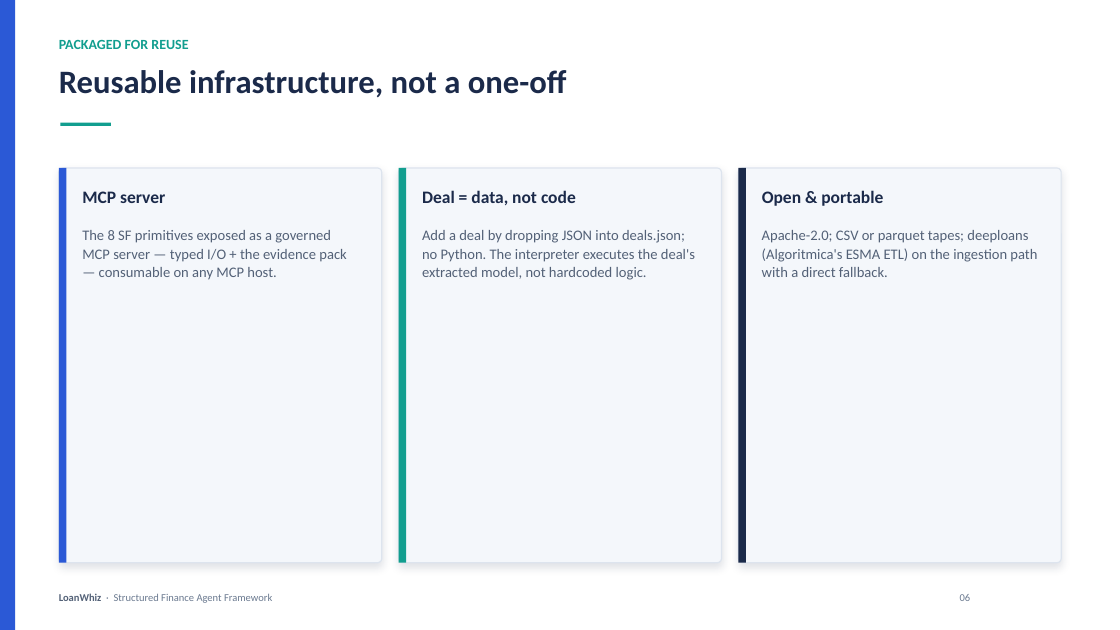
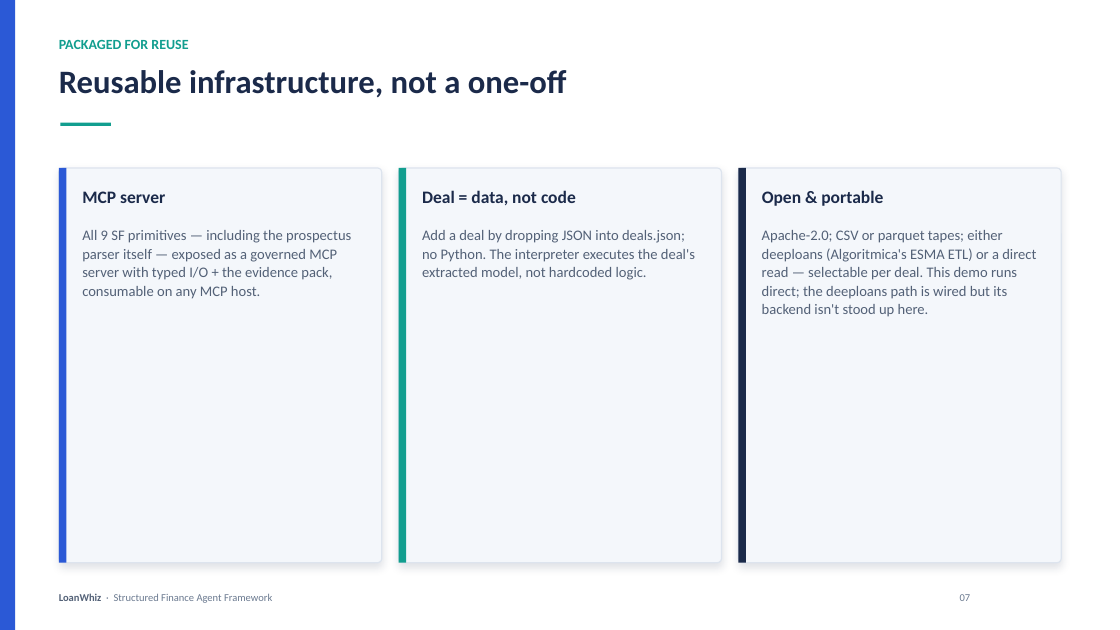
Before and after one commit to waafirio/loanwhiz, a slide deck: slide 7 of presentation/LoanWhiz-Presentation.pptx (slide 6 before the commit). Drawn at 1120x630 pixels with LibreOffice and Linux fonts; fonts in the diff are those of the drawing. Boxes give left, top, right and bottom in pixels: in the first picture for what was removed or moved away, otherwise in the second. Text is boxed around its words. In the diff, an @@ line names an element or a change of style, - is before the commit and + after.

Commit message:
docs(demo): honest deeploans-or-direct provenance; real-data MCP terminal; cards
Deck (loanwhiz-deck.json -> re-rendered pptx): provenance is now honest -- every
tape is tagged deeploans OR direct, selectable per deal; this demo runs direct
(the deeploans path is wired but its backend is not stood up here). Three cards
and the closing summary corrected from the prior "ingested through deeploans on
the live path" overclaim.

MCP terminal (demo/ + web/public/mcp-terminal.html): data_source shows
"direct (deeploans path wired)"; the covenant step now shows
reserve_fund_shortfall_trigger OK (100% funded), 3/3 in compliance, reflecting
the B4 fix. Waterfall step already consistent with the reconstructed ledger.

Add the demo card PNGs (white background, Waafir green/gold accents),
build_cards.py generator, the bundled demo video, and the library map.

```diff
--- a/presentation/LoanWhiz-Presentation.pptx
+++ b/presentation/LoanWhiz-Presentation.pptx
@@ text at <box>82,230,351,299</box>: text changed @@
-The 8 SF primitives exposed as a governed MCP server — typed I/O + the evidence pack — consumable on any MCP host.
+All 9 SF primitives — including the prospectus parser itself — exposed as a governed MCP server with typed I/O + the evidence pack, consumable on any MCP host.
@@ text at <box>762,230,1036,317</box>: text changed @@
-Apache-2.0; CSV or parquet tapes; deeploans (Algoritmica's ESMA ETL) on the ingestion path with a direct fallback.
+Apache-2.0; CSV or parquet tapes; either deeploans (Algoritmica's ESMA ETL) or a direct read — selectable per deal. This demo runs direct; the deeploans path is wired but its backend isn't stood up here.
@@ text at <box>960,594,971,601</box>: text changed @@
-06
+07
```
Also in this commit, not shown: 6 other slides changed, 1 slide added, 13 other files.
